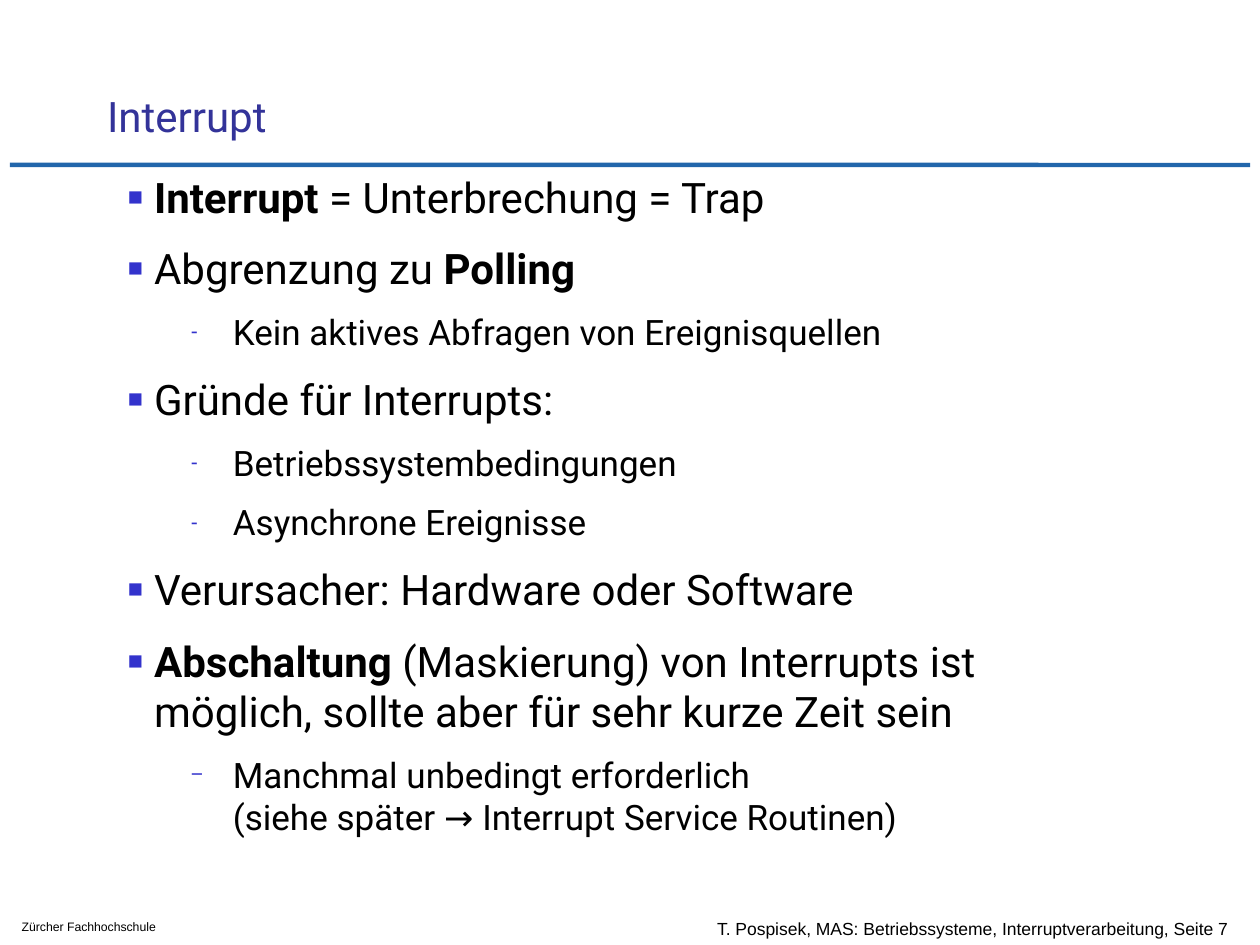
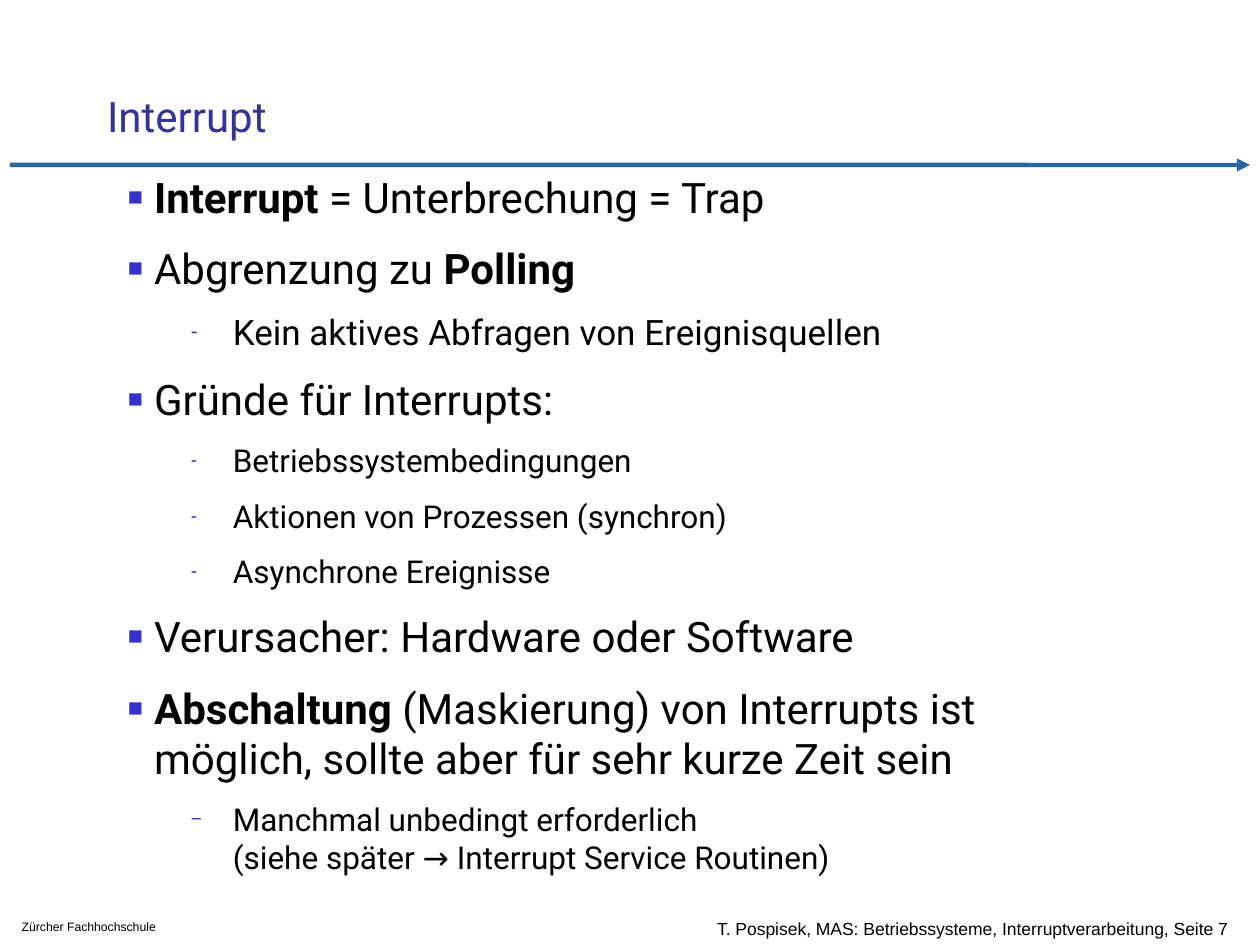
Before and after one commit to tpo/betriebssysteme, a slide deck: slide 7 of 04-3_Interruptverarbeitung_in_Betriebssystemen.odp. Drawn at 1260x945 pixels with LibreOffice and Linux fonts; fonts in the diff are those of the drawing; background and template pictures are left out. Boxes give left, top, right and bottom in pixels: in the first picture for what was removed or moved away, otherwise in the second. Text is boxed around its words. In the diff, an @@ line names an element or a change of style, - is before the commit and + after.

Commit message:
Präzisierungen
S.7  Userspace kann synchrone Interrupts auslösen
S.8  es gibt noch andere Auslöser für synchrone Interrupts
S.9  Plattenspeicher/persistenter Speicher
S.14 nach einem Interrupt wird die Interrupt Verarbeitung
     der CPU aktiv
S.15 Text eingefügt, dass Interrupt bearbeitet wird

```diff
--- a/04-3_Interruptverarbeitung_in_Betriebssystemen.odp
+++ b/04-3_Interruptverarbeitung_in_Betriebssystemen.odp
@@ line (10, 165) - (1250, 165): line to arrow @@
@@ text at <box>233,448,829,876</box>: size 20 to 18 pt in "Betriebssystembedingungen", "Asynchrone Ereignisse", "Manchmal unbedingt erforderlich (siehe später → Interrupt ..." @@
@@ text at <box>233,503,727,535</box>: paragraph added @@
+  – Aktionen von Prozessen (synchron)
```
Also in this commit, not shown: 43 other slides changed, 1 slide added, 1 slide removed, 1 other file.
